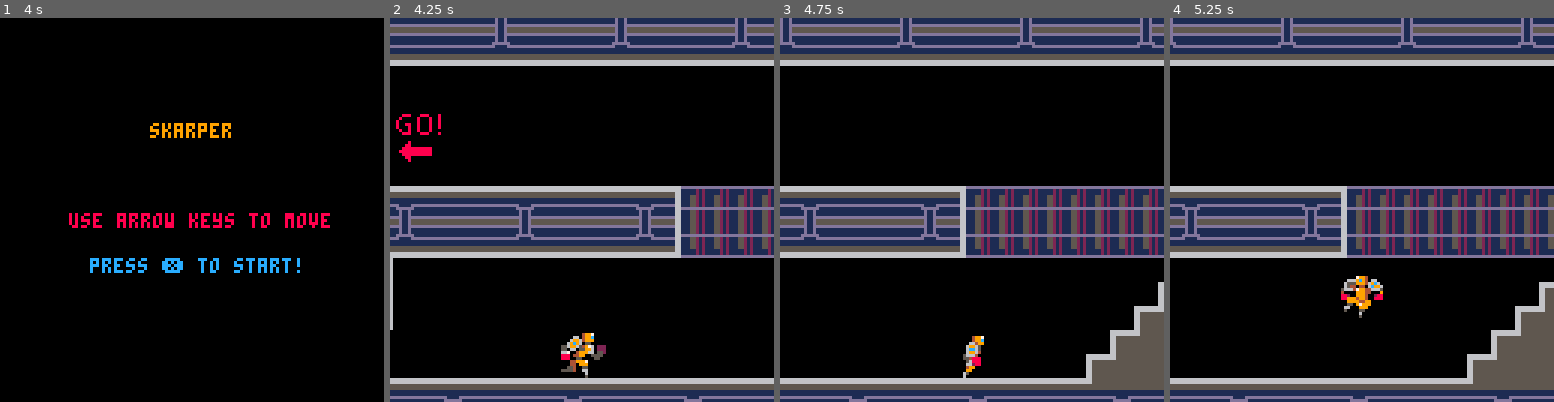
Above: before the commit, frames 1-4 (left to right).
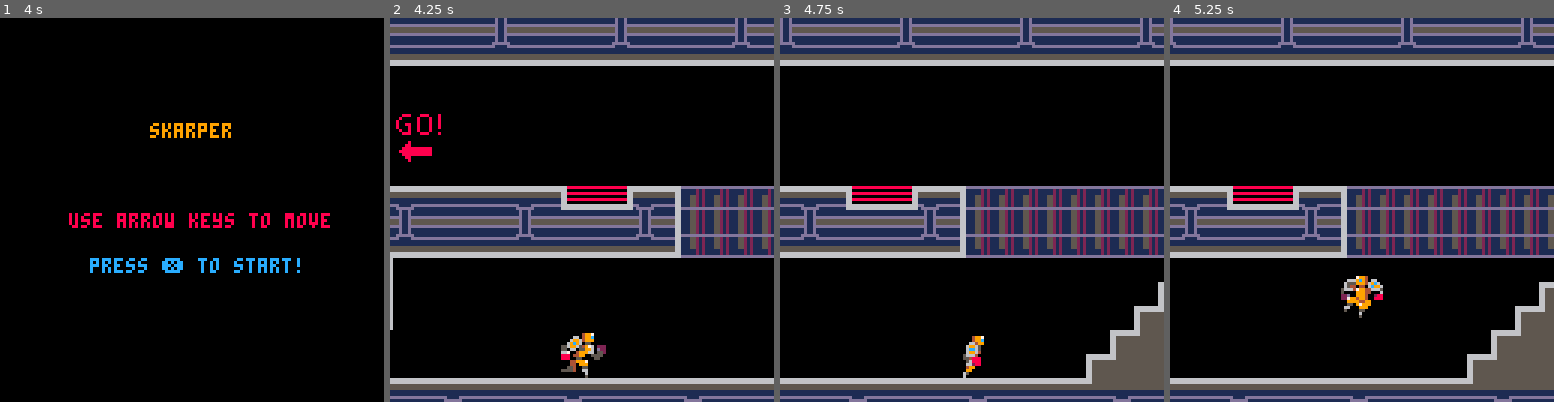
Above: after the commit, the same moments.

Repository: Kira-Flakes/CS-477-Game
Game: PICO-8 cartridge Skarper/Skarper.p8
Same seed, same stepped clock (60 frames per second), same inputs: the game is played once before the commit and once after it.
Inputs:
- Up to frame 1 (4 s): tap X (X key) at 0.33, 1.07, 1.85, 2.97 s; hold Right 1.6-2.1 s; hold Up 2.15-2.42 s; hold Right 2.47-3.03 s; hold Left 3.08-3.58 s; hold Down 3.63-3.97 s
- Up to frame 2 (4.25 s): hold Right from 4.02 s (still down); tap X (X key) at 4.08 s
- Up to frame 3 (4.75 s): release Right at 4.68 s; hold Up from 4.73 s (still down)
- Up to frame 4 (5.25 s): release Up at 5.03 s; hold Left from 5.08 s (still down); tap X (X key) at 5.2 s

Frame 1 is identical in both runs. In frame 2, 1.1% of the frame differs, in the area x 44-64%, y 43-87%; in frame 3, 1.1%; in frame 4, 1.2%, in the area x 14-56%, y 43-74%.

Commit message:
add traps

Diff:
--- a/Skarper/Skarper.p8
+++ b/Skarper/Skarper.p8
@@ -112,9 +112,11 @@
 function draw_game()
   cls()
   map(0,0)
+
+  spr(204,0,280,4,4,true)
   spr(player.sp,player.x,player.y,2,2,player.flp)
 
-  spr(204,0,280,4,4,true)
+
 end
 -->8
 --collide_map--
@@ -235,6 +238,14 @@
         player.dy=0
         player.y-=((player.y+player.h+1)%8)-1
 
+    end
+
+    --check collision with trap
+    if collide_map(player,"down",6) then
+      --switch to lose screen
+      player.x=0
+      player.y=0
+      init_lose()
     end
   end
 
@@ -685,7 +696,7 @@
 
 
 __gff__
-0000000000000000000000000000000000000000000000000000000000000000000000000000000000000000000000000000000000000000000000000000000001010101010000020000000000000080010101010101000000000000000000800101010101010000000000000000000001010101010100000000000000000000
+0000000000000000000000000000000000000000000000000000000000000000000000000000000000000000000000000000000000000000000000000000000001010101010000020000000000000080010101010101000000000000000000800101010101010000000000000000004001010101010100000000000000004000
 0000000000000000000000000000000000000000000000000000000000000000000000000000000000000000000000000000000000000000000000000000000000000000000000000000000000000000000000000000000000000000000000000000000000000000000000000000000000000000000000000000000000000000
 __map__
 00000000000000000000000000000000000000000000000000007f0000000000000000000000000000000000000000000000000000000000000000000000000000000000000000000000000000000000000000000000000000000000000000000000000000000000000000000000000000000000000000000000000000000000
@@ -699,8 +710,8 @@
 00000000000000007f7f7f7f7f00000000000000000000000000000000000000000000000000000000000000000000000000000000000000000000000000000000000000000000000000000000000000000000000000000000000000000000000000000000000000000000000000000000000000000000000000000000000000
 000000000000007f7f7f7f7f7f00007f7f7f7f7f7f7f7f7f7f7f000000000000000000000000000000000000000000000000000000000000000000000000000000000000000000000000000000000000000000000000000000000000000000000000000000000000000000000000000000000000000000000000000000000000
 00000000007f7f7f7f7f7f7f7f7f7f7f7f7f7f7f7f7f7f7f7f7f7f7f00000000000000000000000000000000000000000000000000000000000000000000000000000000000000000000000000000000000000000000000000000000000000000000000000000000000000000000000000000000000000000000000000000000
-0000007f0b0b7f7f7f7f7f7f7f7f00000000007f00000000007f7f0000000000000000000000000000000000000000000000000000000000000000000000000000000000000000000000000000000000000000000000000000000000000000000000000000000000000000000000000000000000000000000000000000000000
-0000007f0b7f7f7f7f7f7f7f7f7f7f000000007f00000000007f7f00007f7f7f7f7f7f7f7f00007f7f000000000000000000000000000000000000000000000000000000000000000000000000000000000000000000000000000000000000000000000000000000000000000000000000000000000000000000000000000000
+0000007f7f7f7f7f7f7f7f7f7f7f00000000007f00000000007f7f0000000000000000000000000000000000000000000000000000000000000000000000000000000000000000000000000000000000000000000000000000000000000000000000000000000000000000000000000000000000000000000000000000000000
+0000007f7f7f7f7f7f7f7f7f7f7f7f000000007f00000000007f7f00007f7f7f7f7f7f7f7f00007f7f000000000000000000000000000000000000000000000000000000000000000000000000000000000000000000000000000000000000000000000000000000000000000000000000000000000000000000000000000000
 7f7f7f7f7f7f7f7f7f7f7f7f7f7f7f7f7f7f7f7f7f7f7f7f7f7f7f7f7f7f7f7f7f7f7f7f7f7f7f7f7f7f7f7f7f7f7f7f0000000000000000000000000000000000000000000000000000000000000000000000000000000000000000000000000000000000000000000000000000000000000000000000000000000000000000
 7f7f7f7f7f7f7f7f7f7f7f7f7f7f7f7f7f7f7f7f7f7f7f7f7f7f7f7f7f7f7f7f7f7f7f7f7f7f7f7f7f7f7f7f7f7f7f7f0000000000000000000000000000000000000000000000000000000000000000000000000000000000000000000000000000000000000000000000000000000000000000000000000000000000000000
 7f7f7f7f7f7f7f7f7f7f7f7f7f7f7f7f7f7f7f7f7f7f7f7f7f7f7f7f7f7f7f7f7f7f7f7f7f7f7f7f7f7f7f7f7f7f7f7f0000000000000000000000000000000000000000000000000000000000000000000000000000000000000000000000000000000000000000000000000000000000000000000000000000000000000000
@@ -719,4 +730,4 @@
 637f0000000000004d4e00000000000000000000000000000000000000000000004200000000000000000000000000000000000000000000000000000000000000000000000000000000000000000000000000000000000000000000000000000000000000000000000000000000000000000000000000000000000000000000
 4f7f0000000000005d5e00000000000000000000000000000000000000000000004200000000000000000000000000000000000000000000000000000000000000000000000000000000000000000000000000000000000000000000000000000000000000000000000000000000000000000000000000000000000000000000
 5f7f0000000000007f7f00000000000000000000000000000000000000000000004200000000000000000000000000000000000000000000000000000000000000000000000000000000000000000000000000000000000000000000000000000000000000000000000000000000000000000000000000000000000000000000
-5353534053535353405353535340535353534065474747474747474747474747707200000000000000000000000000000000000000000000000000000000000000000000000000000000000000000000000000000000000000000000000000000000000000000000000000000000000000000000000000000000000000000000
+5353534053535353405353535340536f7d7e4065474747474747474747474747707200000000000000000000000000000000000000000000000000000000000000000000000000000000000000000000000000000000000000000000000000000000000000000000000000000000000000000000000000000000000000000000
Not shown, changed: 26 lines of the sprite sheet (__gfx__) section of Skarper/Skarper.p8
Not shown, changed: the thumbnail (__label__) section of Skarper/Skarper.p8
